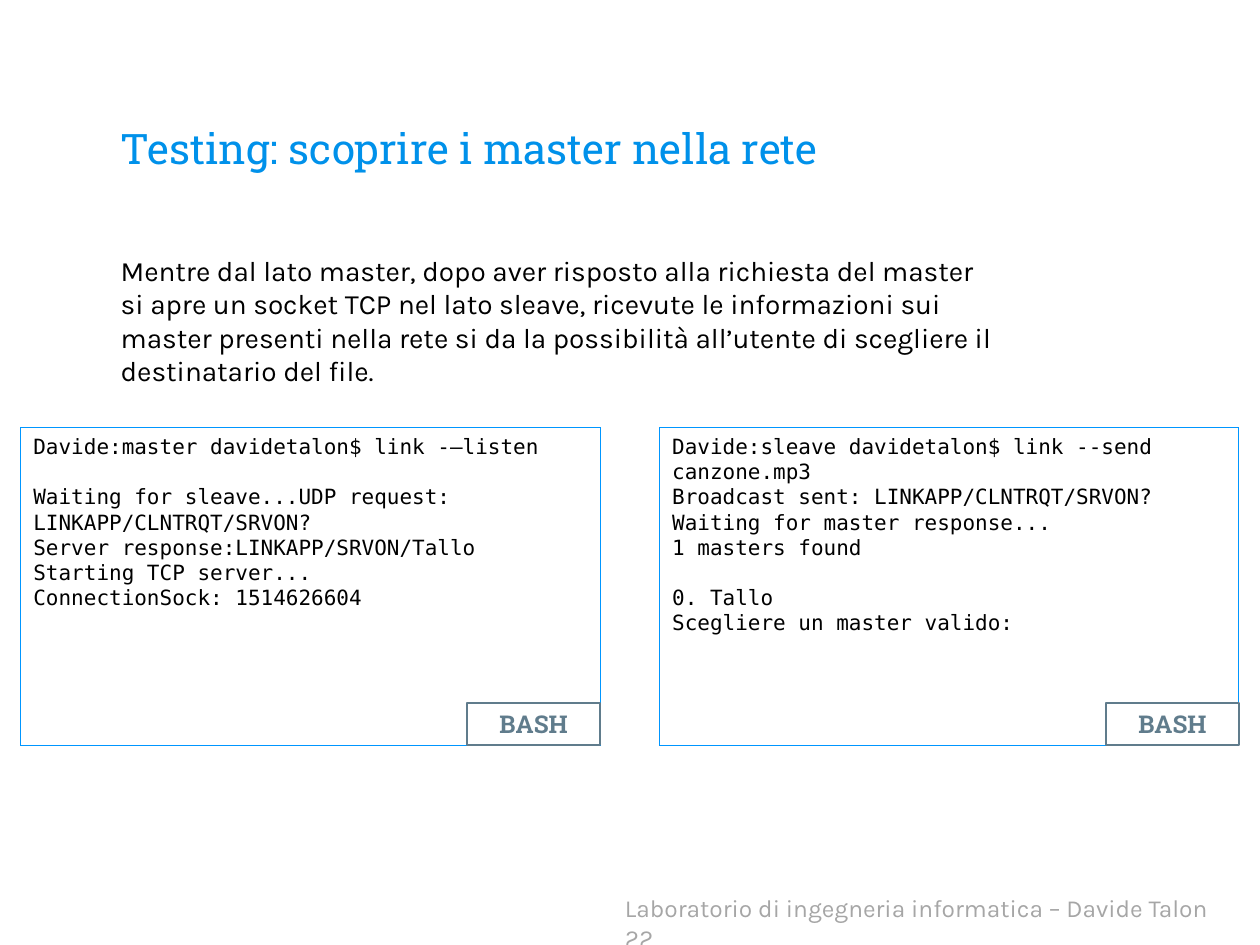
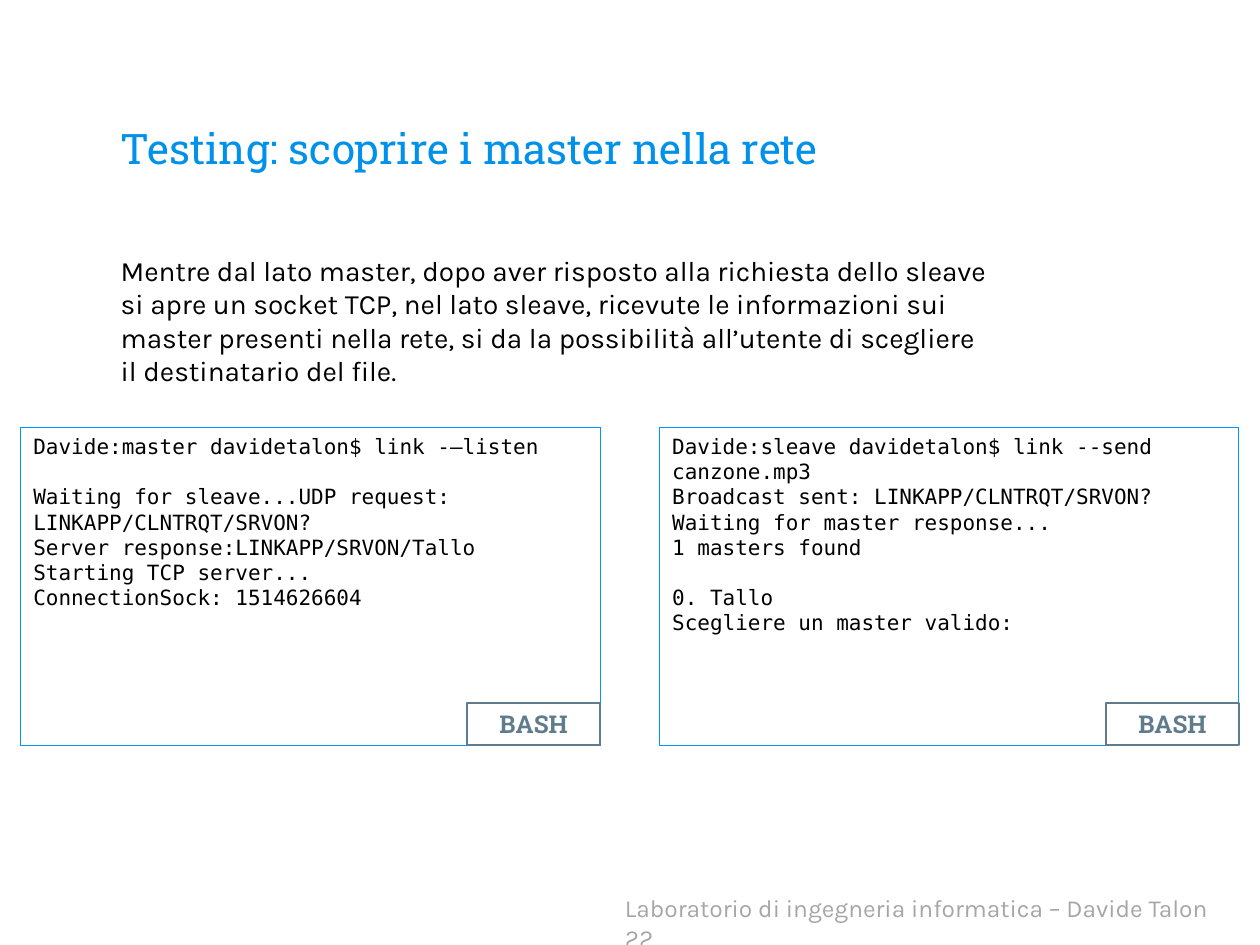
Before and after one commit to davidetalon/link, a slide deck: slide 23 of Presentation slides/Presentazione.pptx. Drawn at 1260x945 pixels with LibreOffice and Linux fonts; fonts in the diff are those of the drawing; background and template pictures are left out. Boxes give left, top, right and bottom in pixels: in the first picture for what was removed or moved away, otherwise in the second. Text is boxed around its words. In the diff, an @@ line names an element or a change of style, - is before the commit and + after.

```diff
--- a/Presentation slides/Presentazione.pptx
+++ b/Presentation slides/Presentazione.pptx
@@ text at [121,261,986,382]: text changed @@
-Mentre dal lato master, dopo aver risposto alla richiesta del master si apre un socket TCP nel lato sleave, ricevute le informazioni sui master presenti nella rete si da la possibilità all’utente di scegliere il destinatario del file.
+Mentre dal lato master, dopo aver risposto alla richiesta dello sleave si apre un socket TCP, nel lato sleave, ricevute le informazioni sui master presenti nella rete, si da la possibilità all’utente di scegliere il destinatario del file.
```
Also in this commit, not shown: 7 other slides changed, 1 other file.
